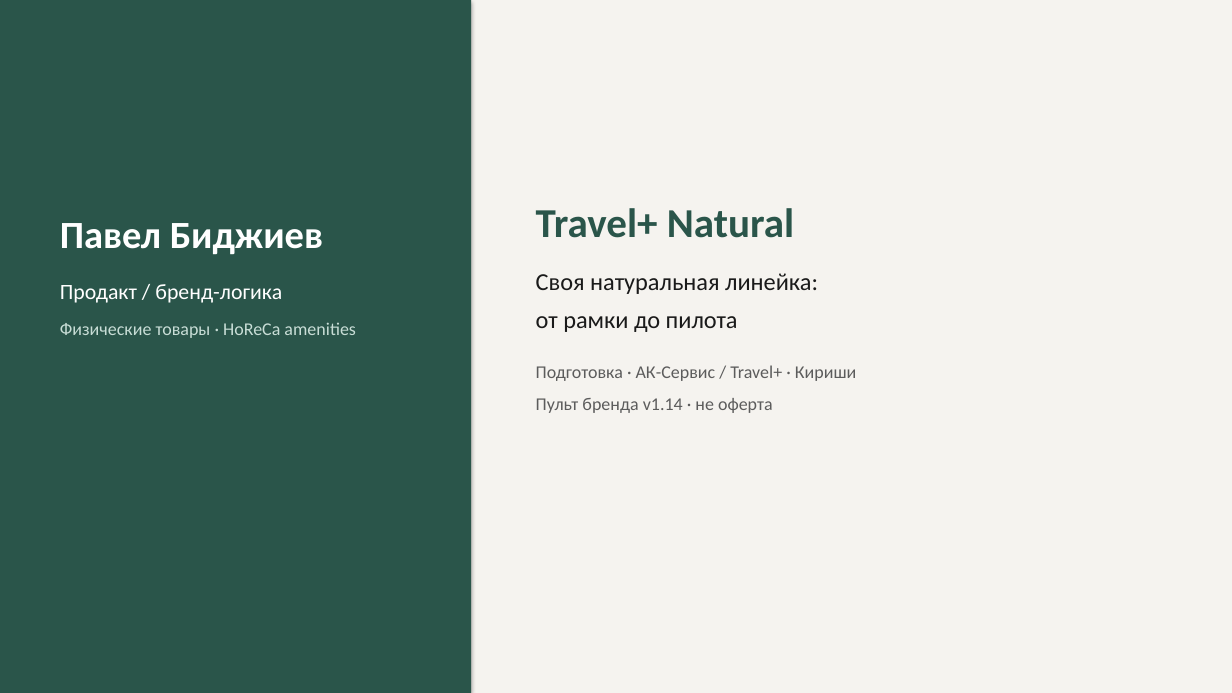
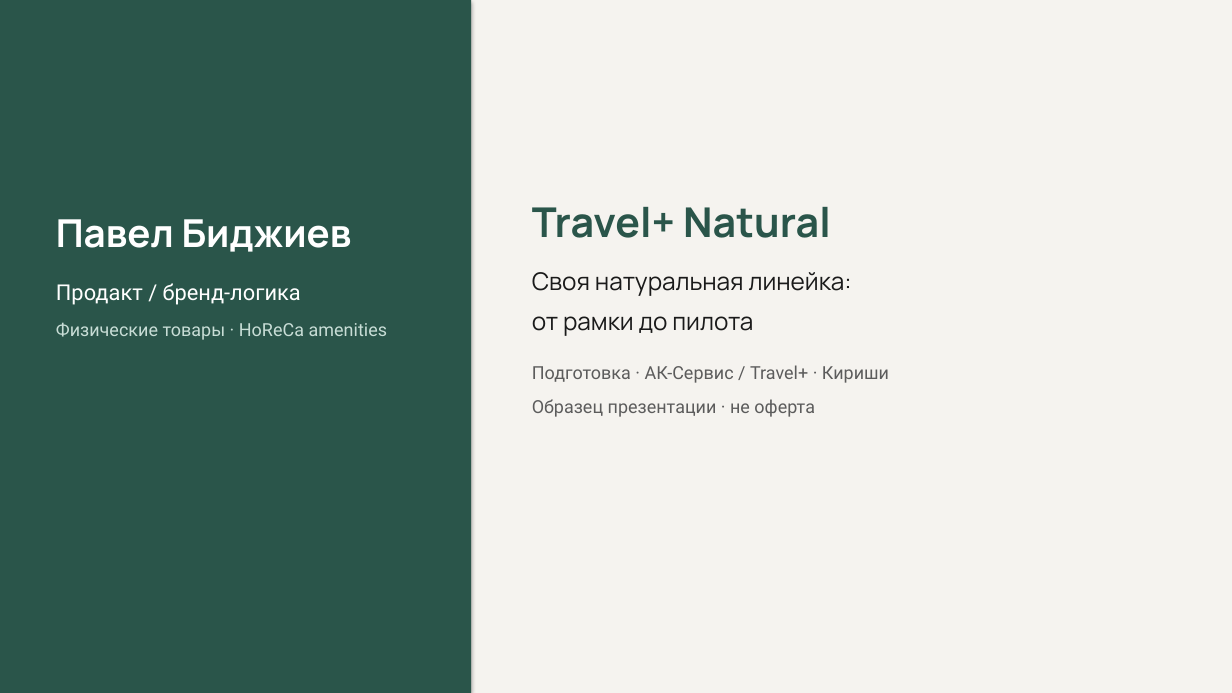
Before and after one commit to pagasbot-coder/Banya-Digital, a slide deck: slide 1 of knowledge-base/presentation-travelplus-interview.pptx. Drawn at 1232x693 pixels with LibreOffice and Linux fonts; fonts in the diff are those of the drawing. Boxes give left, top, right and bottom in pixels: in the first picture for what was removed or moved away, otherwise in the second. Text is boxed around its words. In the diff, an @@ line names an element or a change of style, - is before the commit and + after.

```diff
--- a/knowledge-base/presentation-travelplus-interview.pptx
+++ b/knowledge-base/presentation-travelplus-interview.pptx
@@ text "Павел Биджиев" at <box>56,219,387,340</box>: font Calibri to Manrope in "Павел Биджиев"; font Calibri to Roboto in "Продакт / бренд-логика", "Физические товары · HoReCa amenities"; line spacing 1.15 to 1.18 @@
@@ text at <box>532,207,889,383</box>: font Calibri to Manrope in "Travel+ Natural", "Своя натуральная линейка:", "от рамки до пилота"; font Calibri to Roboto in "Подготовка · АК-Сервис / Travel+ · Кириши"; line spacing 1.15 to 1.18 @@
@@ text at <box>532,399,815,417</box>: text changed; font Calibri to Roboto @@
-Пульт бренда v1.14 · не оферта
+Образец презентации · не оферта
```
Also in this commit, not shown: 11 other slides changed, 2 other files.
